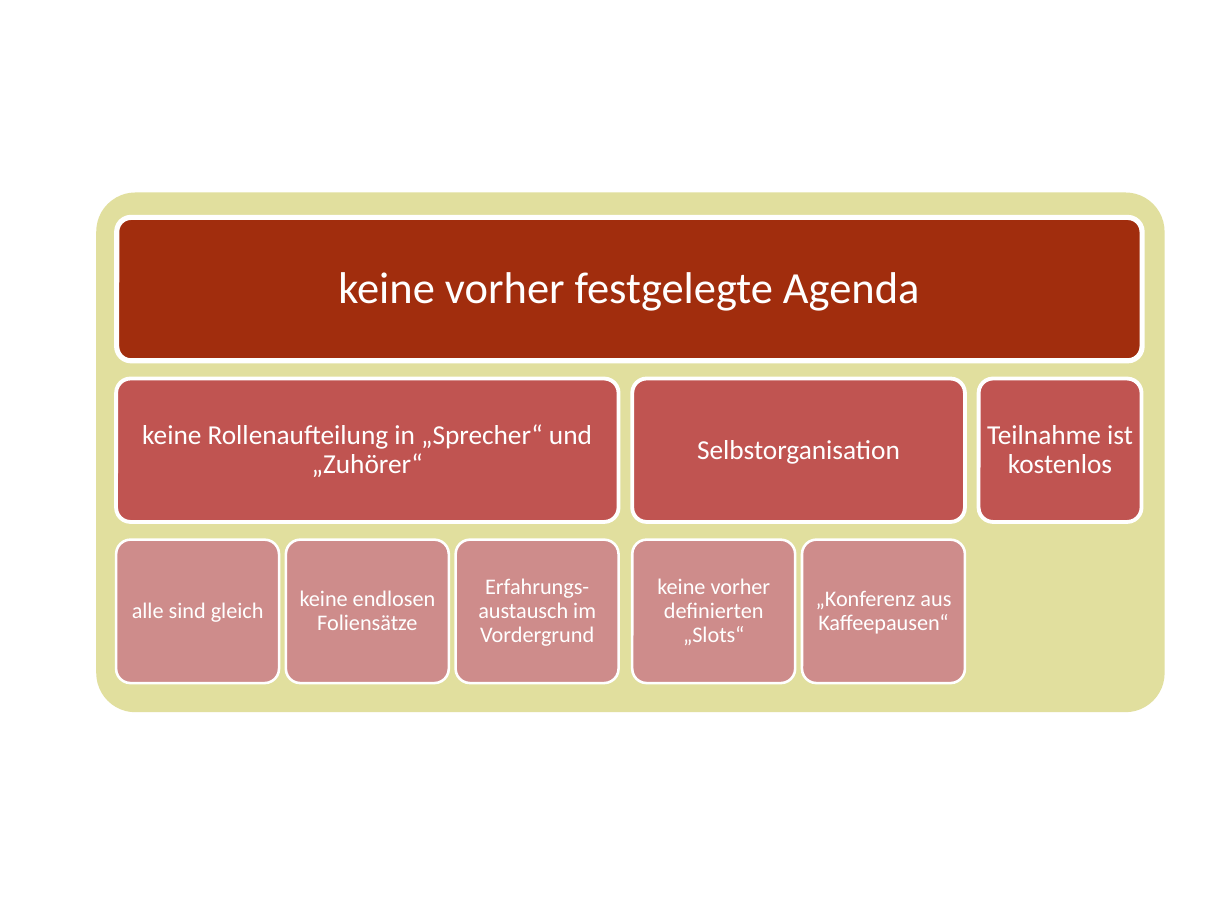
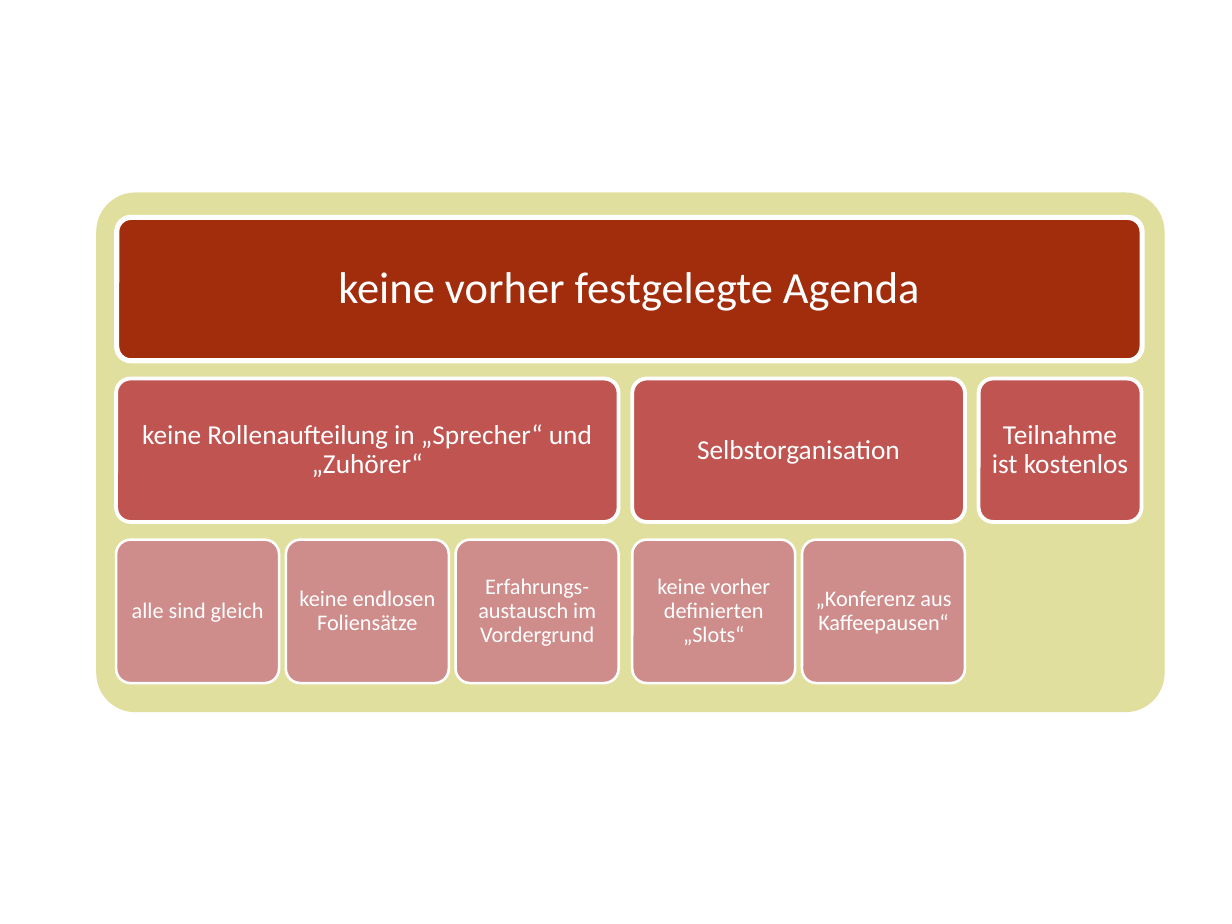
Before and after one commit to agross/netopenspace, a slide deck: slide 6 of source/images/images.pptx. Drawn at 1232x924 pixels with LibreOffice and Linux fonts; fonts in the diff are those of the drawing. Boxes give left, top, right and bottom in pixels: in the first picture for what was removed or moved away, otherwise in the second. Text is boxed around its words. In the diff, an @@ line names an element or a change of style, - is before the commit and + after.

```diff
--- a/source/images/images.pptx
+++ b/source/images/images.pptx
@@ text "Teilnahme ist kostenlos" rewrapped from (987, 425, 1133, 473) to (992, 425, 1128, 473) @@
```
Also in this commit, not shown: 6 other slides changed.
